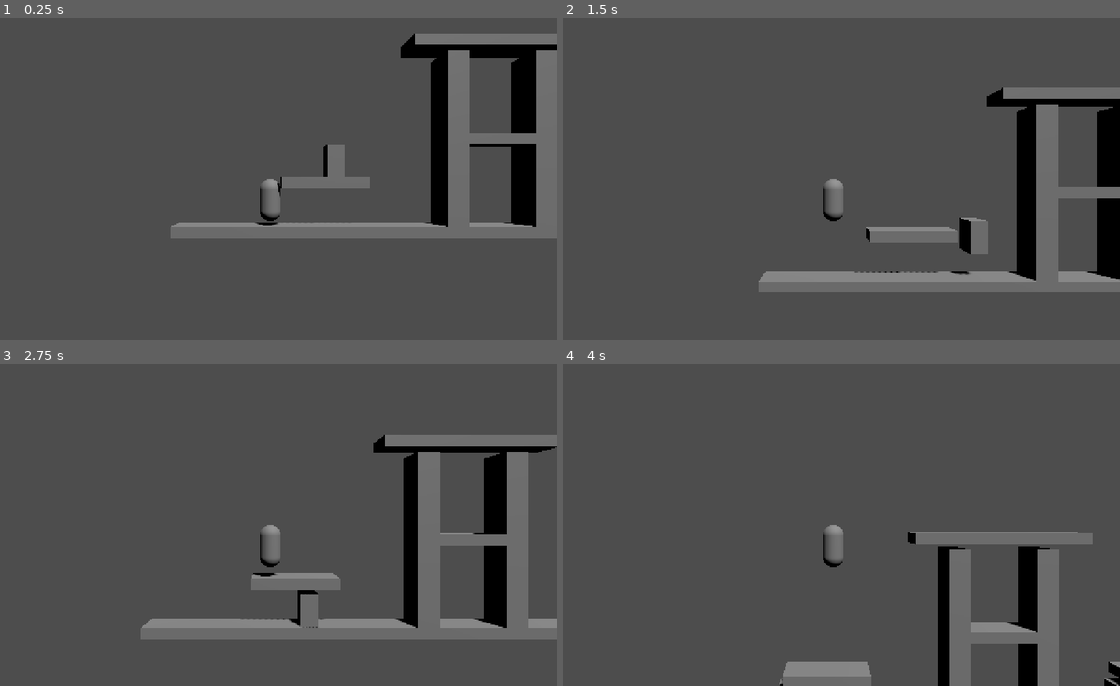
Above: before the commit, frames 1-4 (two rows, left to right).
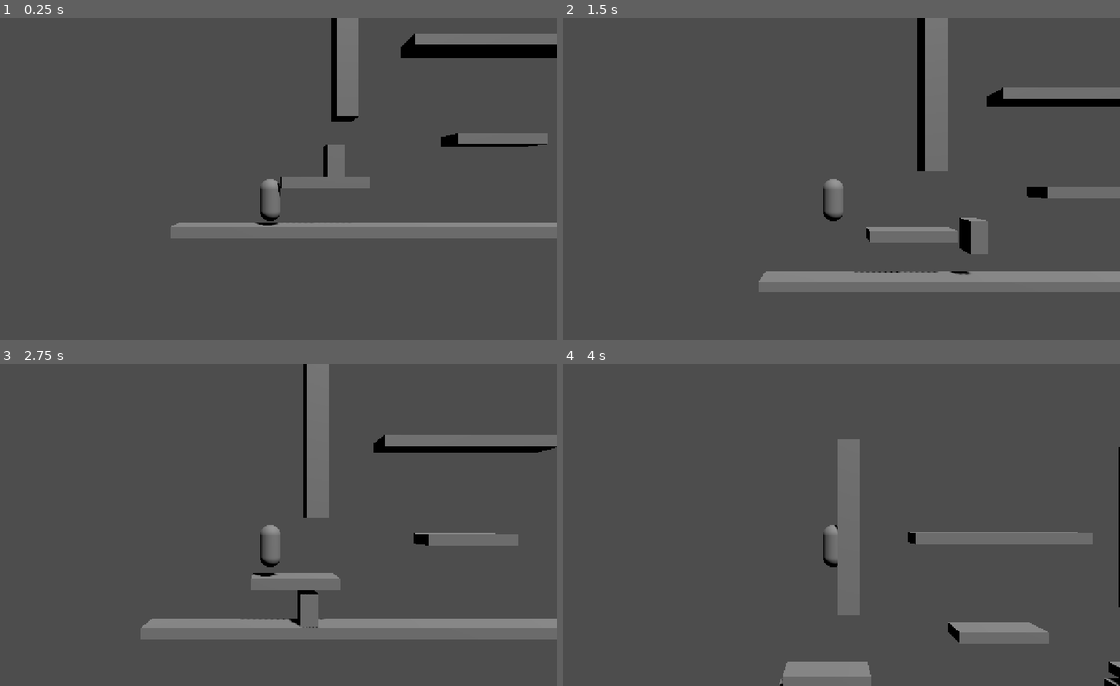
Above: after the commit, the same moments.

Repository: aiwav3/metroidvaniatest
Game: Godot game, scene res://scenes/main.tscn
Two runs of this game, one before a commit and one after it. Both use one fixed random seed, a clock stepped at 60 frames per second and the inputs below.
Inputs:
- Up to frame 1 (0.25 s): no input
- Up to frame 2 (1.5 s): hold D (move_right) 0.53-1.28 s; tap Shift (dash) at 0.6, 1.35 s; tap Space (jump) at 0.77 s; hold A (move_left) from 1.28 s (still down)
- Up to frame 3 (2.75 s): tap Space (jump) at 1.52 s; release A (move_left) at 2.03 s; hold D (move_right) from 2.03 s (still down); tap Shift (dash) at 2.1 s
- Up to frame 4 (4 s): tap Shift (dash) at 2.85, 3.6 s; tap Space (jump) at 3.02, 3.77 s; release D (move_right) at 3.53 s; hold A (move_left) from 3.53 s (still down)

The runs differ from the first frame. In frame 1, 9.3% of the frame differs, in the area x 59-100%, y 0-65%; in frame 2, 8.6%; in frame 3, 9.8%, in the area x 54-95%, y 0-82%; in frame 4, 7.6%.

Commit message:
updating main level pillars to bemore spaced out

Diff:
--- a/scenes/main.tscn
+++ b/scenes/main.tscn
@@ -1,4 +1,4 @@
-[gd_scene load_steps=10 format=3]
+[gd_scene format=3 uid="uid://cci03hutqpx20"]
 
 [ext_resource type="PackedScene" path="res://scenes/player.tscn" id="1"]
 [ext_resource type="PackedScene" path="res://scenes/enemy.tscn" id="2"]
@@ -27,80 +27,82 @@
 [sub_resource type="BoxShape3D" id="10"]
 size = Vector3(8, 0.5, 1)
 
-[node name="Main" type="Node3D"]
+[node name="Main" type="Node3D" unique_id=682475215]
 
-[node name="DirectionalLight3D" type="DirectionalLight3D" parent="."]
-rotation = Vector3(-0.9599, 0.5236, 0)
+[node name="DirectionalLight3D" type="DirectionalLight3D" parent="." unique_id=1887898834]
+transform = Transform3D(0.8660248, -0.40956798, 0.28680158, 0, 0.5736019, 0.81913424, -0.5000011, -0.7093906, 0.49675345, 0, 0, 0)
 shadow_enabled = true
 
-[node name="Floor" type="StaticBody3D" parent="."]
-position = Vector3(0, -0.25, 0)
+[node name="Floor" type="StaticBody3D" parent="." unique_id=1527044902]
+transform = Transform3D(1, 0, 0, 0, 1, 0, 0, 0, 1, 0, -0.25, 0)
 
-[node name="MeshInstance3D" type="MeshInstance3D" parent="Floor"]
+[node name="MeshInstance3D" type="MeshInstance3D" parent="Floor" unique_id=109072752]
 mesh = SubResource("3")
 
-[node name="CollisionShape3D" type="CollisionShape3D" parent="Floor"]
+[node name="CollisionShape3D" type="CollisionShape3D" parent="Floor" unique_id=205916667]
 shape = SubResource("4")
 
-[node name="Platform1" type="StaticBody3D" parent="."]
-position = Vector3(-8, 2.0, 0)
+[node name="Platform1" type="StaticBody3D" parent="." unique_id=1221064964]
+transform = Transform3D(1, 0, 0, 0, 1, 0, 0, 0, 1, -8, 2, 0)
 
-[node name="MeshInstance3D" type="MeshInstance3D" parent="Platform1"]
+[node name="MeshInstance3D" type="MeshInstance3D" parent="Platform1" unique_id=629177260]
 mesh = SubResource("5")
 
-[node name="CollisionShape3D" type="CollisionShape3D" parent="Platform1"]
+[node name="CollisionShape3D" type="CollisionShape3D" parent="Platform1" unique_id=567633848]
 shape = SubResource("6")
 
-[node name="Platform2" type="StaticBody3D" parent="."]
-position = Vector3(0, 4.0, 0)
+[node name="Platform2" type="StaticBody3D" parent="." unique_id=1701764983]
+transform = Transform3D(1, 0, 0, 0, 1, 0, 0, 0, 1, 0, 4, 0)
 
-[node name="MeshInstance3D" type="MeshInstance3D" parent="Platform2"]
+[node name="MeshInstance3D" type="MeshInstance3D" parent="Platform2" unique_id=1317136832]
 mesh = SubResource("5")
 
-[node name="CollisionShape3D" type="CollisionShape3D" parent="Platform2"]
+[node name="CollisionShape3D" type="CollisionShape3D" parent="Platform2" unique_id=572079741]
 shape = SubResource("6")
 
-[node name="Platform3" type="StaticBody3D" parent="."]
-position = Vector3(8, 2.0, 0)
+[node name="Platform3" type="StaticBody3D" parent="." unique_id=2046084064]
+transform = Transform3D(1, 0, 0, 0, 1, 0, 0, 0, 1, 8, 2, 0)
 
-[node name="MeshInstance3D" type="MeshInstance3D" parent="Platform3"]
+[node name="MeshInstance3D" type="MeshInstance3D" parent="Platform3" unique_id=458678728]
 mesh = SubResource("5")
 
-[node name="CollisionShape3D" type="CollisionShape3D" parent="Platform3"]
+[node name="CollisionShape3D" type="CollisionShape3D" parent="Platform3" unique_id=2004100113]
 shape = SubResource("6")
 
-[node name="LeftPillar" type="StaticBody3D" parent="."]
-position = Vector3(-2, 4, 0)
+[node name="LeftPillar" type="StaticBody3D" parent="." unique_id=1009367664]
+transform = Transform3D(1, 0, 0, 0, 1, 0, 0, 0, 1, -2, 4, 0)
 
-[node name="MeshInstance3D" type="MeshInstance3D" parent="LeftPillar"]
+[node name="MeshInstance3D" type="MeshInstance3D" parent="LeftPillar" unique_id=1772004932]
+transform = Transform3D(1, 0, 0, 0, 1, 0, 0, 0, 1, -5, 5, 0)
 mesh = SubResource("7")
 
-[node name="CollisionShape3D" type="CollisionShape3D" parent="LeftPillar"]
+[node name="CollisionShape3D" type="CollisionShape3D" parent="LeftPillar" unique_id=1553446095]
 shape = SubResource("8")
 
-[node name="RightPillar" type="StaticBody3D" parent="."]
-position = Vector3(2, 4, 0)
+[node name="RightPillar" type="StaticBody3D" parent="." unique_id=21145064]
+transform = Transform3D(1, 0, 0, 0, 1, 0, 0, 0, 1, 2, 4, 0)
 
-[node name="MeshInstance3D" type="MeshInstance3D" parent="RightPillar"]
+[node name="MeshInstance3D" type="MeshInstance3D" parent="RightPillar" unique_id=1363815851]
+transform = Transform3D(1, 0, 0, 0, 1, 0, 0, 0, 1, 5, 5, 0)
 mesh = SubResource("7")
 
-[node name="CollisionShape3D" type="CollisionShape3D" parent="RightPillar"]
+[node name="CollisionShape3D" type="CollisionShape3D" parent="RightPillar" unique_id=1309456321]
 shape = SubResource("8")
 
-[node name="HighPlatform" type="StaticBody3D" parent="."]
-position = Vector3(0, 8.5, 0)
+[node name="HighPlatform" type="StaticBody3D" parent="." unique_id=1107279921]
+transform = Transform3D(1, 0, 0, 0, 1, 0, 0, 0, 1, 0, 8.5, 0)
 
-[node name="MeshInstance3D" type="MeshInstance3D" parent="HighPlatform"]
+[node name="MeshInstance3D" type="MeshInstance3D" parent="HighPlatform" unique_id=988429707]
 mesh = SubResource("9")
 
-[node name="CollisionShape3D" type="CollisionShape3D" parent="HighPlatform"]
+[node name="CollisionShape3D" type="CollisionShape3D" parent="HighPlatform" unique_id=2084331364]
 shape = SubResource("10")
 
-[node name="Player" parent="." instance=ExtResource("1")]
-position = Vector3(-10, 2, 0)
+[node name="Player" parent="." unique_id=318817804 instance=ExtResource("1")]
+transform = Transform3D(1, 0, 0, 0, 1, 0, 0, 0, 1, -10, 2, 0)
 
-[node name="Enemy1" parent="." instance=ExtResource("2")]
-position = Vector3(-8, 3.5, 0)
+[node name="Enemy1" parent="." unique_id=2108251072 instance=ExtResource("2")]
+transform = Transform3D(1, 0, 0, 0, 1, 0, 0, 0, 1, -8, 3.5, 0)
 
-[node name="Enemy2" parent="." instance=ExtResource("2")]
-position = Vector3(8, 3.5, 0)
+[node name="Enemy2" parent="." unique_id=583407876 instance=ExtResource("2")]
+transform = Transform3D(1, 0, 0, 0, 1, 0, 0, 0, 1, 8, 3.5, 0)
